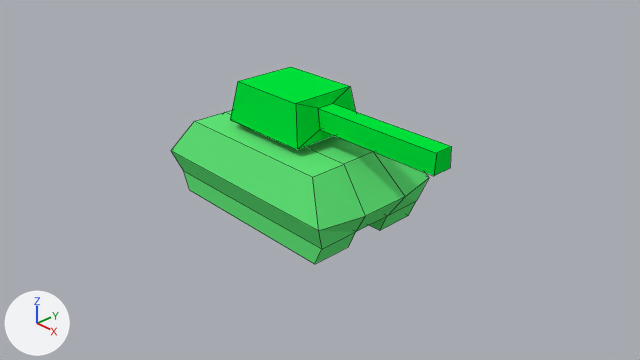
A saved change to the Blender file models/tank.blend.
Both versions are drawn from the file's camera 'Camera'. Every picture has the same lights, and +X, +Y and +Z are marked at lower left. Mesh edges are drawn as thin lines.

The first picture shows 'tank_body', 'tank_turret'.
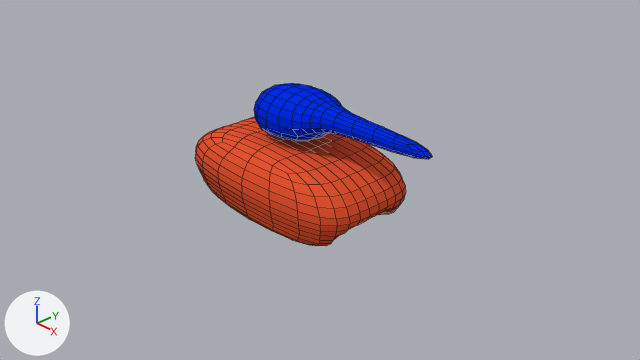
Location of each change, (x1, y1, x2, y2) in pixels of the pictures (640 x 360 px):
'tank_body', recoloured, moved, modifiers changed: before (171, 110, 429, 264); after (195, 117, 406, 246)
'tank_turret', recoloured, modifiers changed (green to blue, 19% narrower, 30% shorter): before (230, 67, 451, 176); after (254, 83, 432, 159)

The change in detail:
Material 'tank_turret' (mat_tank_turret) changes colour from green #00e73c to blue #002de7; in linear values from (0.0, 0.8, 0.0445) to (0.0, 0.0262, 0.8).
Material 'tank_body' (mat_tank_body) changes colour from green #62e779 to red #e75431; in linear values from (0.121, 0.8, 0.19) to (0.8, 0.089, 0.0302).
me_cube has 32 vertices, 30 faces and spans x -1.91..1.91, y -1.14..1.14, z 0.01..1.26.
me_cube is used by ob_tank_body; location (0.0, 0.0, 0.0).
me_cube part 1: the whole mesh is moved by (0.0, 0.0, -0.52).
Object 'tank_turret' (ob_tank_turret) gains a SUBSURF modifier named 'Subsurf'.
Modifier setting: levels = 0.
Object 'tank_body' (ob_tank_body) moves from (0.0, 0.0, 0.0) to (0.0, 0.0, 0.47).
Object 'tank_body' (ob_tank_body) gains a SUBSURF modifier named 'Subsurf'.
Modifier setting: levels = 0.
